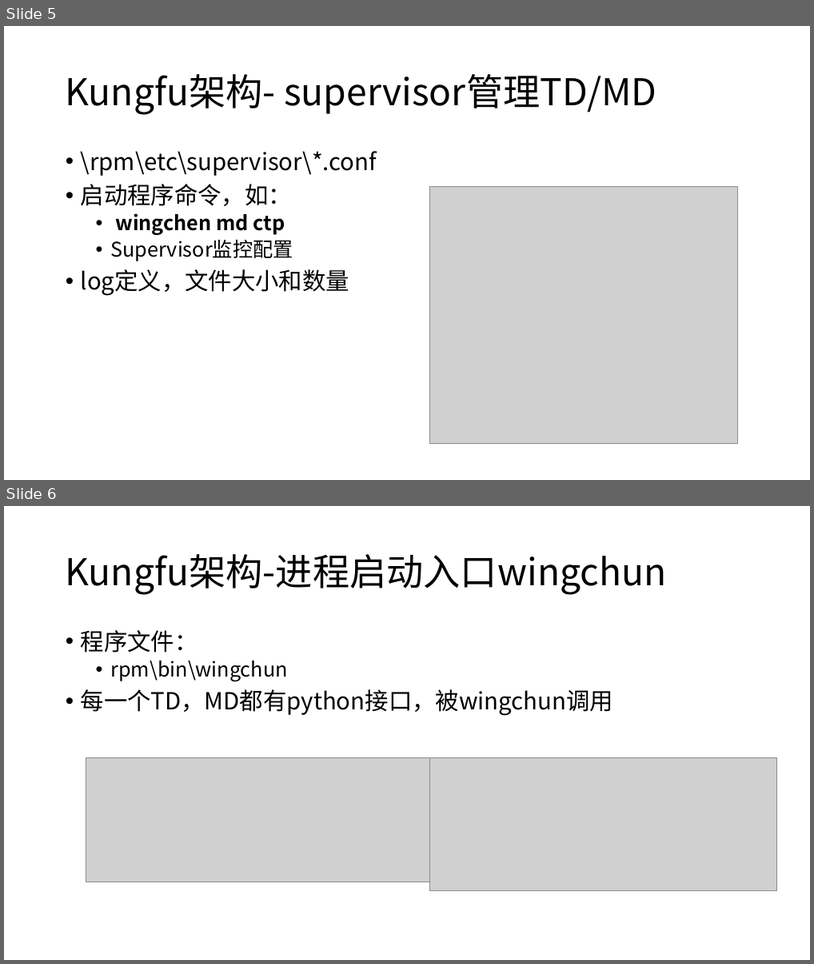
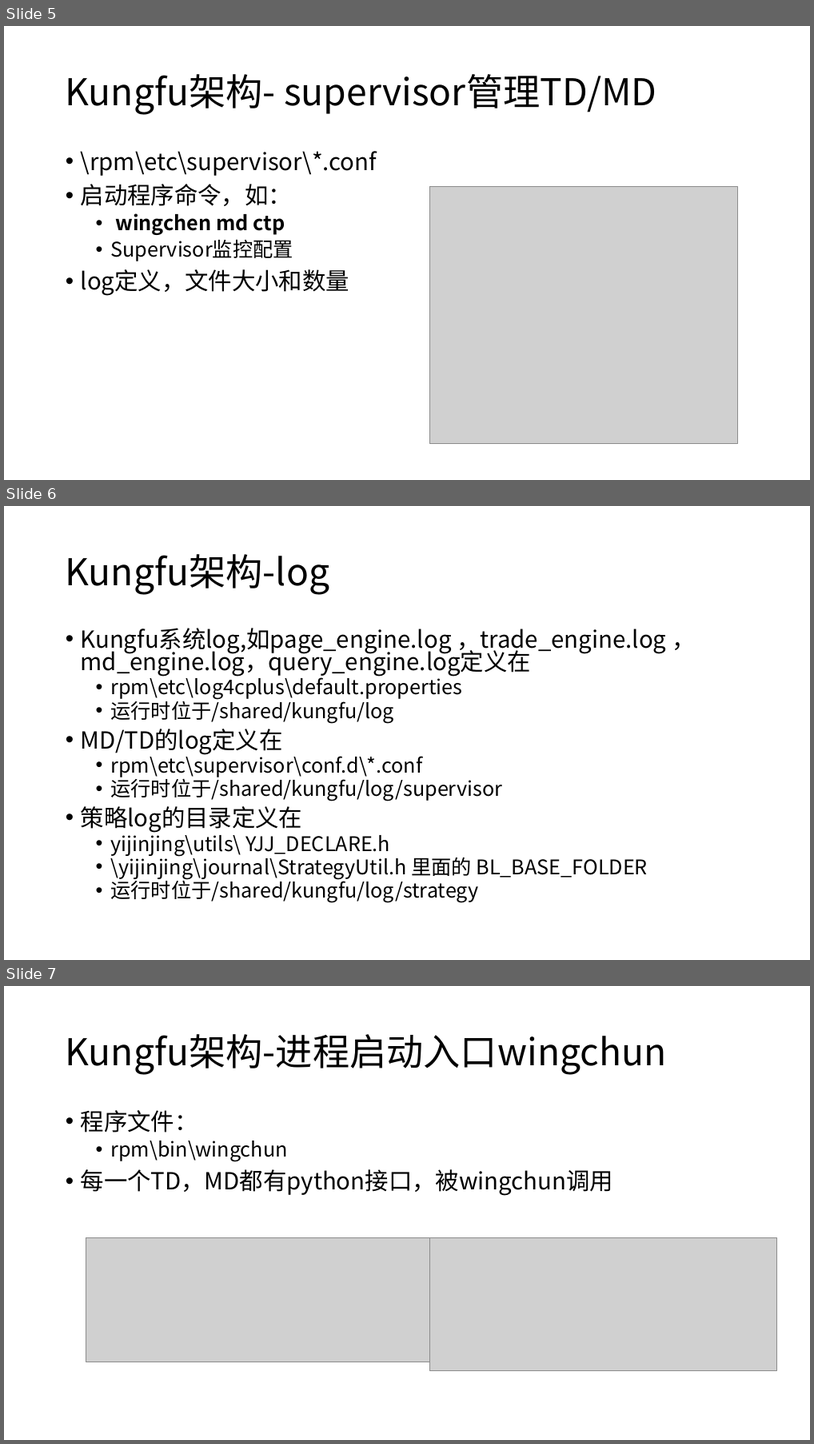
Before and after one commit to qingtiandalaoye/useful_doc, a slide deck: 虚拟货币跨交易所高频交易系统.pptx. Shown one above the other, each under a label of ours: slides 5 and 6 before the commit, slides 5, 6 and 7 after it. The pictures are 814x964 and 814x1444 pixels, drawn with LibreOffice and Linux fonts; fonts in the diff are those of the drawing; grey boxes stand for pictures. Boxes give left, top, right and bottom in pixels: in the first picture for what was removed or moved away, otherwise in the second. Text is boxed around its words. In the diff, an @@ line names an element or a change of style, - is before the commit and + after.

Commit message:
add Journal desc of CTP MD,TD,Strategy

```diff
--- a/虚拟货币跨交易所高频交易系统.pptx
+++ b/虚拟货币跨交易所高频交易系统.pptx
@@ slide 6 added at [4,506,810,960], background #FFFFFF @@
@@ title added at [66,554,330,595], 44 pt, text #000000 @@
+Kungfu架构-log
@@ text added at [81,628,666,903], 24 pt, text #000000 @@
+• Kungfu系统log,如page_engine.log ，trade_engine.log ，md_engine.log，query_engine.log定义在
+  • rpm\etc\log4cplus\default.properties
+  • 运行时位于/shared/kungfu/log
+• MD/TD的log定义在
+  • rpm\etc\supervisor\conf.d\*.conf
+  • 运行时位于/shared/kungfu/log/supervisor
+• 策略log的目录定义在
+  • yijinjing\utils\ YJJ_DECLARE.h
+  • \yijinjing\journal\StrategyUtil.h 里面的 BL_BASE_FOLDER
+  • 运行时位于/shared/kungfu/log/strategy
@@ what was slide 6 is now slide 7 @@
```
Also in this commit, not shown: 1 slide changed, 10 other slides added.
